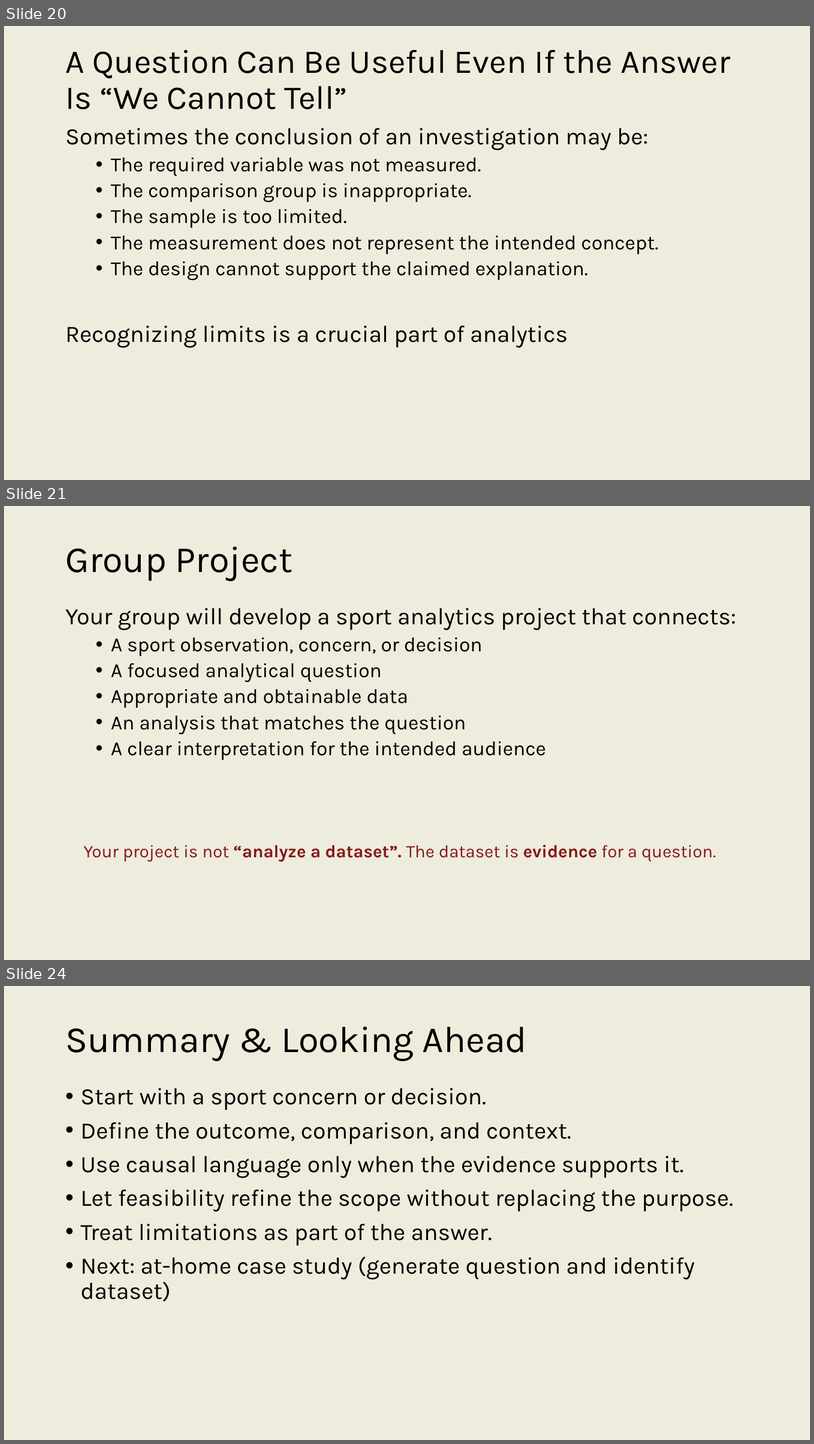
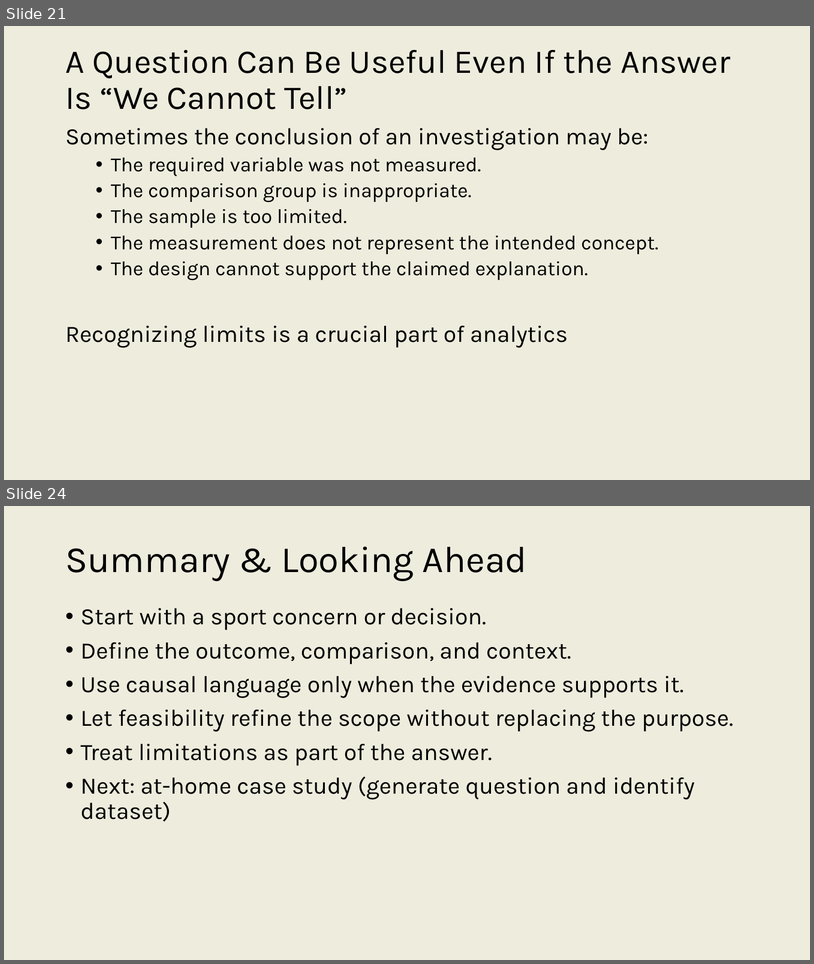
Before and after one commit to onishisaryu/HES-3000-Sports-Data-Analytics, a slide deck: pptx/Lecture3.pptx. Shown one above the other, each under a label of ours: slides 20, 21 and 24 before the commit, slides 21 and 24 after it; the slides between them are not shown. The pictures are 814x1444 and 814x964 pixels, drawn with LibreOffice and Linux fonts; fonts in the diff are those of the drawing. Boxes give left, top, right and bottom in pixels: in the first picture for what was removed or moved away, otherwise in the second. Text is boxed around its words. In the diff, an @@ line names an element or a change of style, - is before the commit and + after.

Commit message:
reorg + L3 + CS1 + project

```diff
--- a/pptx/Lecture3.pptx
+++ b/pptx/Lecture3.pptx
@@ slide 21 removed at (x1=4, y1=506, x2=810, y2=960), background #EEECDD @@
@@ title removed at (x1=65, y1=546, x2=293, y2=581) @@
-Group Project
@@ text removed at (x1=65, y1=608, x2=736, y2=760) @@
-Your group will develop a sport analytics project that connects:
-  • A sport observation, concern, or decision
-  • A focused analytical question
-  • Appropriate and obtainable data
-  • An analysis that matches the question
-  • A clear interpretation for the intended audience
@@ text removed at (x1=84, y1=844, x2=716, y2=861) @@
-Your project is not “analyze a dataset”. The dataset is evidence for a question.
@@ what was slide 20 is now slide 21 @@
```
Also in this commit, not shown: 2 slides changed, 2 slides added, 1 other slide removed, 35 other files.
